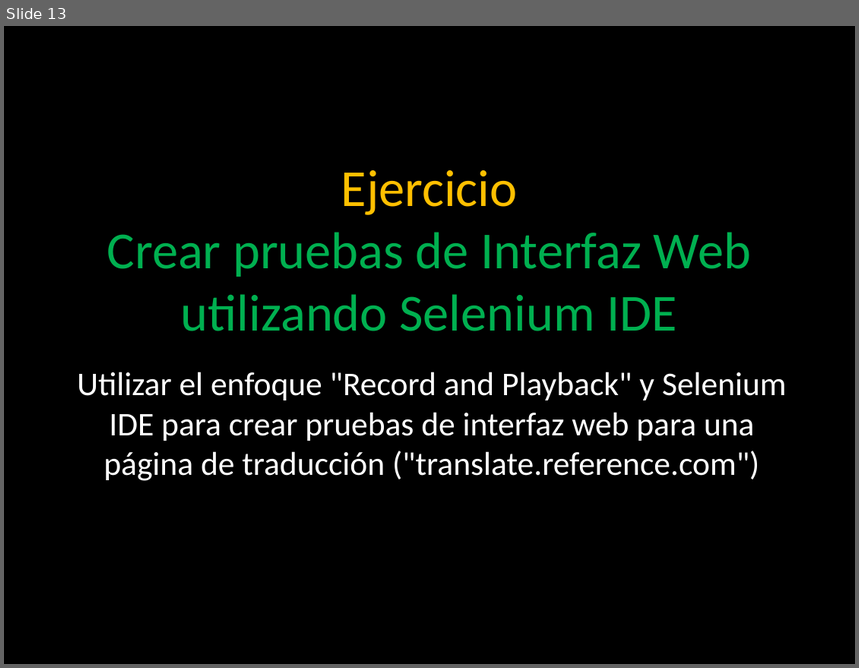
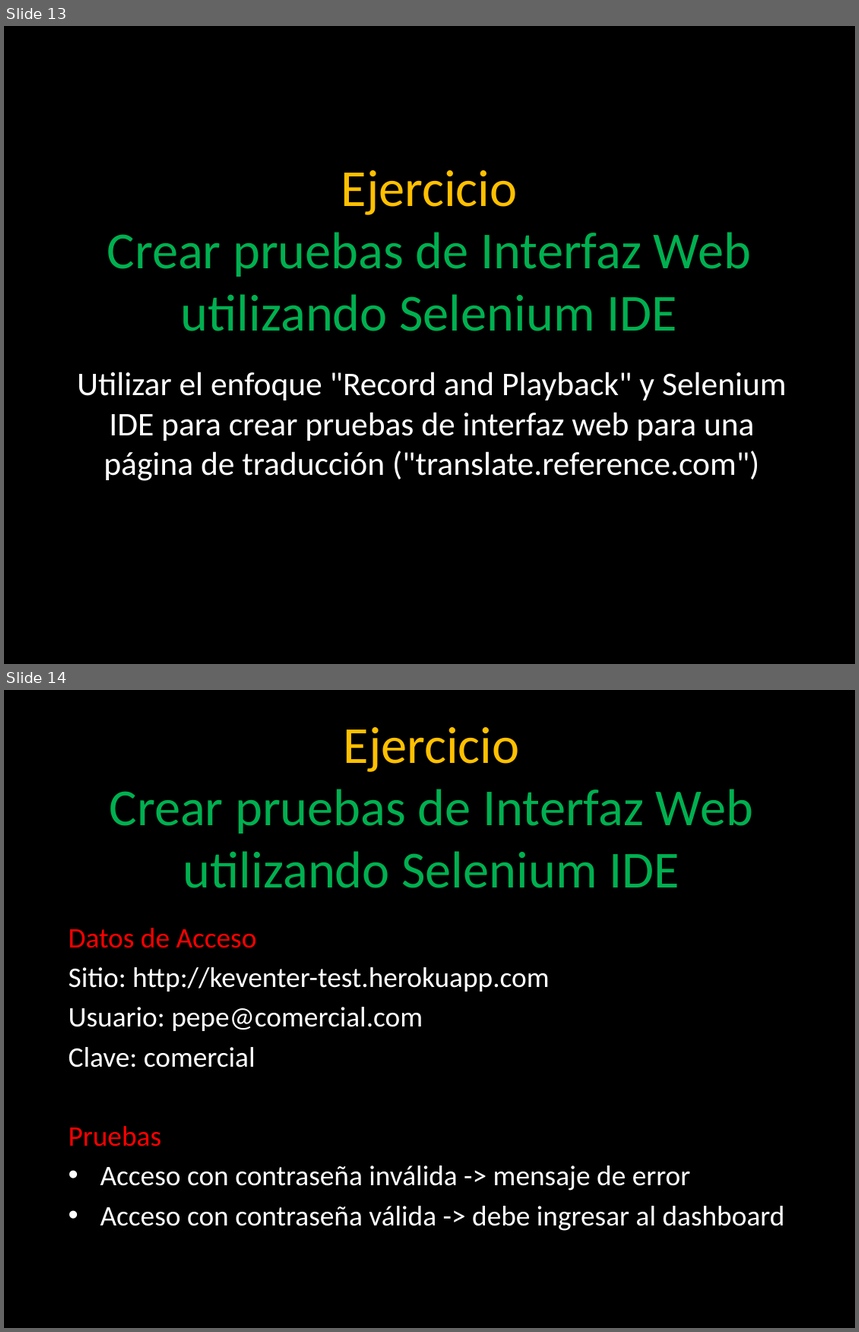
Before and after one commit to angelnunezsalazar/Test-Automation-Java, a slide deck: Diapositivas/5. Web Testing.pptx. Shown one above the other, each under a label of ours: slide 13 before the commit, slides 13 and 14 after it. The pictures are 859x668 and 859x1332 pixels, drawn with LibreOffice and Linux fonts; fonts in the diff are those of the drawing; background and template pictures are left out. Boxes give left, top, right and bottom in pixels: in the first picture for what was removed or moved away, otherwise in the second. Text is boxed around its words. In the diff, an @@ line names an element or a change of style, - is before the commit and + after.

Commit message:
Maven comentado en ejercicio

```diff
--- a/Diapositivas/5. Web Testing.pptx
+++ b/Diapositivas/5. Web Testing.pptx
@@ slide 14 added at [4, 690, 855, 1328], background picture (left out) @@
@@ title added at [110, 727, 753, 888], 44 pt, text #00B050 @@
+Ejercicio
+Crear pruebas de Interfaz Web utilizando Selenium IDE
@@ text added at [69, 928, 785, 1231], 24 pt, text #FFFFFF @@
+Datos de Acceso
+Sitio: http://keventer-test.herokuapp.com
+Usuario: pepe@comercial.com
+Clave: comercial
+Pruebas
+• Acceso con contraseña inválida -> mensaje de error
+• Acceso con contraseña válida -> debe ingresar al dashboard
```
Also in this commit, not shown: 2 slides changed, 2 other slides added, 4 other files.
